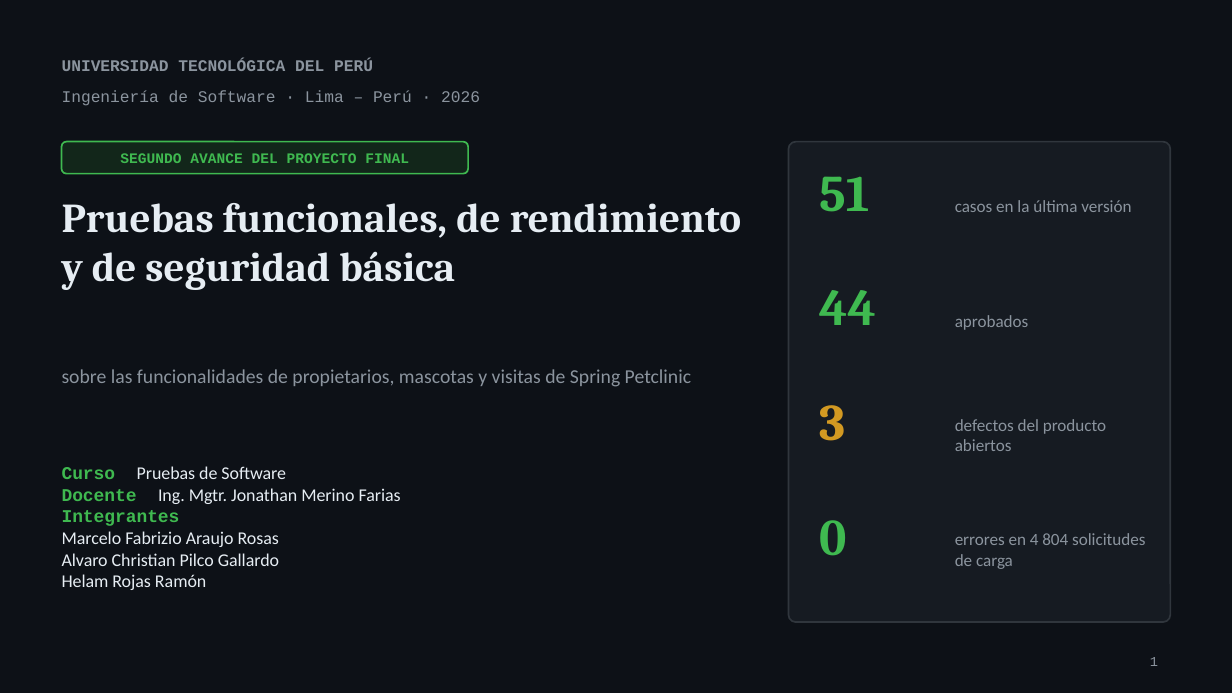
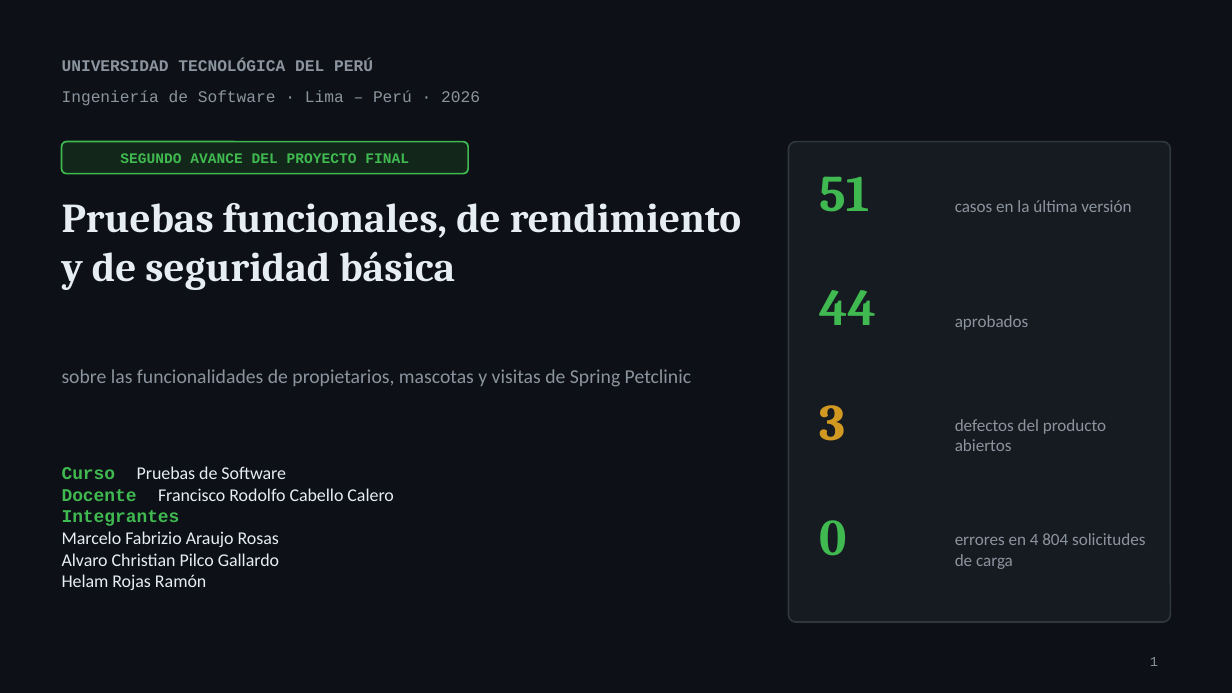
Before and after one commit to Mooneer17/spring-petclinic-apf2, a slide deck: slide 1 of presentacion/10Grupo_Segundo_Avance.pptx. Drawn at 1232x693 pixels with LibreOffice and Linux fonts; fonts in the diff are those of the drawing. Boxes give left, top, right and bottom in pixels: in the first picture for what was removed or moved away, otherwise in the second. Text is boxed around its words. In the diff, an @@ line names an element or a change of style, - is before the commit and + after.

Commit message:
APF2: arranque con MySQL, conclusiones, presentación final y docente
- Informe: subsección 12.5 (tiempo de arranque) y sección 18 (conclusiones del segundo avance).
- Presentación final con evidencias de resultados y conclusiones.
- Registros de arranque y script medir_arranque.ps1.
- Docente actualizado y redacción de AMB-01 en la matriz.

```diff
--- a/presentacion/10Grupo_Segundo_Avance.pptx
+++ b/presentacion/10Grupo_Segundo_Avance.pptx
@@ text at [62,488,393,501]: text changed @@
-Docente Ing. Mgtr. Jonathan Merino Farias
+Docente Francisco Rodolfo Cabello Calero
```
Also in this commit, not shown: 15 other files.
